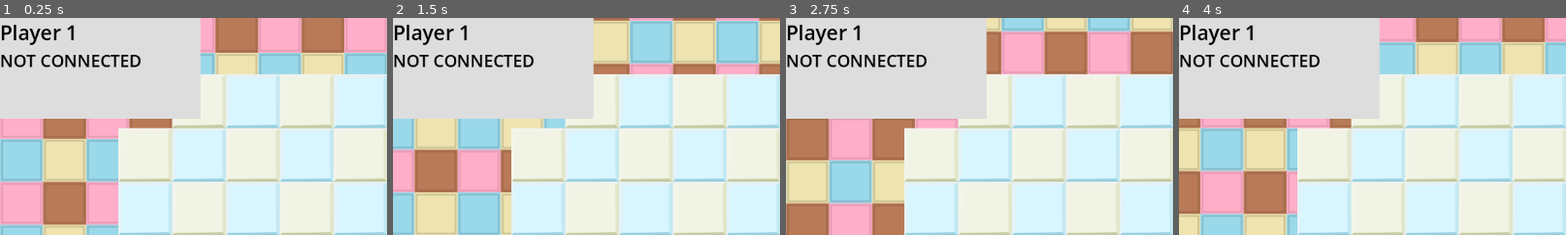
Above: before the commit, frames 1-4 (left to right).
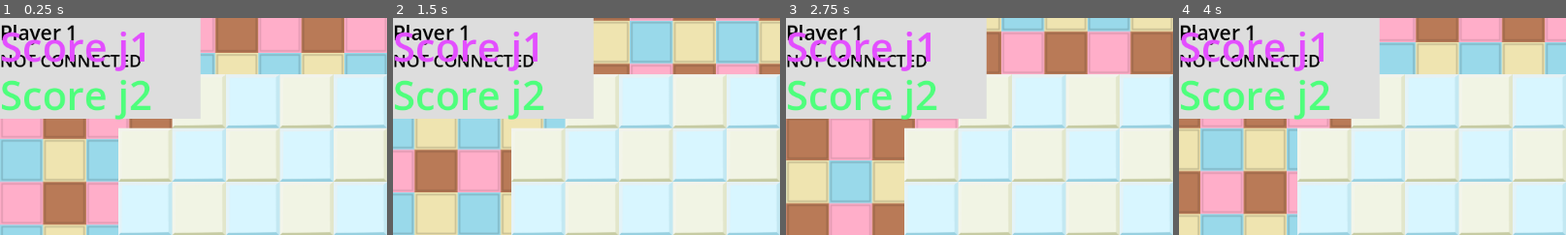
Above: after the commit, the same moments.

Repository: patator62180/GDWL_67
Game: Godot game, scene res://scenes/game/game.tscn
Same seed, same stepped clock (60 frames per second), same inputs: the game is played once before the commit and once after it. This scene is started directly instead of the project's main scene.
Inputs (mouse positions are % of the whole screen's width and height, from its top left):
- Up to frame 1 (0.25 s): no input
- Up to frame 2 (1.5 s): tap Enter (ui_accept) at 0.5, 0.77 s; move the mouse to (72, 45) at 0.52 s; hold Right (right) 0.53-1.28 s; right-click (72, 45) at 0.6 s; click (72, 45) at 0.67 s; move the mouse to (30, 55) at 1.27 s; hold Down (down) from 1.28 s (still down); click (30, 55) at 1.35 s
- Up to frame 3 (2.75 s): tap Enter (ui_accept) at 1.52 s; move the mouse to (60, 28) at 2.02 s; release Down (down) at 2.03 s; hold Right (right) from 2.03 s (still down); right-click (60, 28) at 2.1 s
- Up to frame 4 (4 s): move the mouse to (45, 70) at 2.77 s; release Right (right) at 2.78 s; hold Up (up) 2.78-3.53 s; click (45, 70) at 2.85 s; tap Enter (ui_accept) at 3.02, 3.77 s; move the mouse to (80, 65) at 3.52 s; hold Left (left) from 3.53 s (still down); right-click (80, 65) at 3.6 s
The pictures show only the part of the screen within x 0-50%, y 0-50%; the shares and areas given below are measured in that part.

The runs differ from the first frame. In frame 1, 3.9% of the frame differs, in the area x 0-40%, y 6-47%; in frame 2, 3.9%; in frame 3, 3.9%; in frame 4, 3.9%.
Error in both runs: Invalid access to property or key 'peer_player_joined' on a base object of type 'Nil'. (res://scenes/game/game.gd:24)

Commit message:
Score color (fonctionnel cette fois-ci)

Diff:
--- a/scenes/game/game.tscn
+++ b/scenes/game/game.tscn
@@ -6,7 +6,9 @@
 [ext_resource type="PackedScene" uid="uid://b81kmauxqg4ws" path="res://scenes/background/background.tscn" id="3_qtcvc"]
 [ext_resource type="Script" path="res://scenes/game/hazard_mananger.gd" id="3_vmlt8"]
 [ext_resource type="Script" path="res://scenes/grid/grid.gd" id="5_0p7w5"]
+[ext_resource type="Shader" path="res://scenes/game/scoreHueJ1.gdshader" id="5_2150g"]
 [ext_resource type="TileSet" uid="uid://dpgv8vcohuucb" path="res://tile_sets/level1.tres" id="5_quoa4"]
+[ext_resource type="Script" path="res://scenes/game/ScoreControl.gd" id="5_xb61y"]
 [ext_resource type="TileSet" uid="uid://baqdshuahgp71" path="res://tile_sets/selection.tres" id="6_owf1v"]
 [ext_resource type="TileSet" uid="uid://wxknivquryt0" path="res://tile_sets/walls.tres" id="8_5prta"]
 [ext_resource type="PackedScene" uid="uid://ddsgdn7jinj07" path="res://scenes/host/host.tscn" id="8_va0h3"]
@@ -22,6 +24,14 @@
 font_color = Color(1, 0, 0, 1)
 outline_size = 5
 outline_color = Color(0, 0, 0, 1)
+
+[sub_resource type="ShaderMaterial" id="ShaderMaterial_p7vvi"]
+shader = ExtResource("5_2150g")
+shader_parameter/Shift_Hue = 0.225
+
+[sub_resource type="ShaderMaterial" id="ShaderMaterial_0fcvg"]
+shader = ExtResource("5_2150g")
+shader_parameter/Shift_Hue = null
 
 [node name="Game" type="Node2D" node_paths=PackedStringArray("host_root", "player_characters", "player_cards", "grid", "you_won_label", "you_lost_label")]
 script = ExtResource("1_jy7t4")
@@ -140,6 +150,36 @@
 horizontal_alignment = 1
 vertical_alignment = 1
 
+[node name="Control" type="Control" parent="HUD" node_paths=PackedStringArray("PlayerManager0", "PlayerManager1")]
+layout_mode = 3
+anchors_preset = 0
+offset_right = 40.0
+offset_bottom = 40.0
+script = ExtResource("5_xb61y")
+PlayerManager0 = NodePath("../../PlayerManager0")
+PlayerManager1 = NodePath("../../PlayerManager1")
+
+[node name="Score J1" type="Label" parent="HUD/Control"]
+unique_name_in_owner = true
+material = SubResource("ShaderMaterial_p7vvi")
+layout_mode = 0
+offset_right = 40.0
+offset_bottom = 23.0
+theme_override_colors/font_color = Color(1, 0.709804, 0.305882, 1)
+theme_override_font_sizes/font_size = 60
+text = "Score j1"
+
+[node name="Score J2" type="Label" parent="HUD/Control"]
+unique_name_in_owner = true
+material = SubResource("ShaderMaterial_0fcvg")
+layout_mode = 0
+offset_top = 72.0
+offset_right = 228.0
+offset_bottom = 155.0
+theme_override_colors/font_color = Color(1, 0.709804, 0.305882, 1)
+theme_override_font_sizes/font_size = 60
+text = "Score j2"
+
 [node name="HazardManager" type="Node2D" parent="." node_paths=PackedStringArray("tile_map")]
 script = ExtResource("3_vmlt8")
 tile_map = NodePath("../Grid/TileMap")
Not shown: 1 places in scenes/game/game.tscn that only renumber resources
